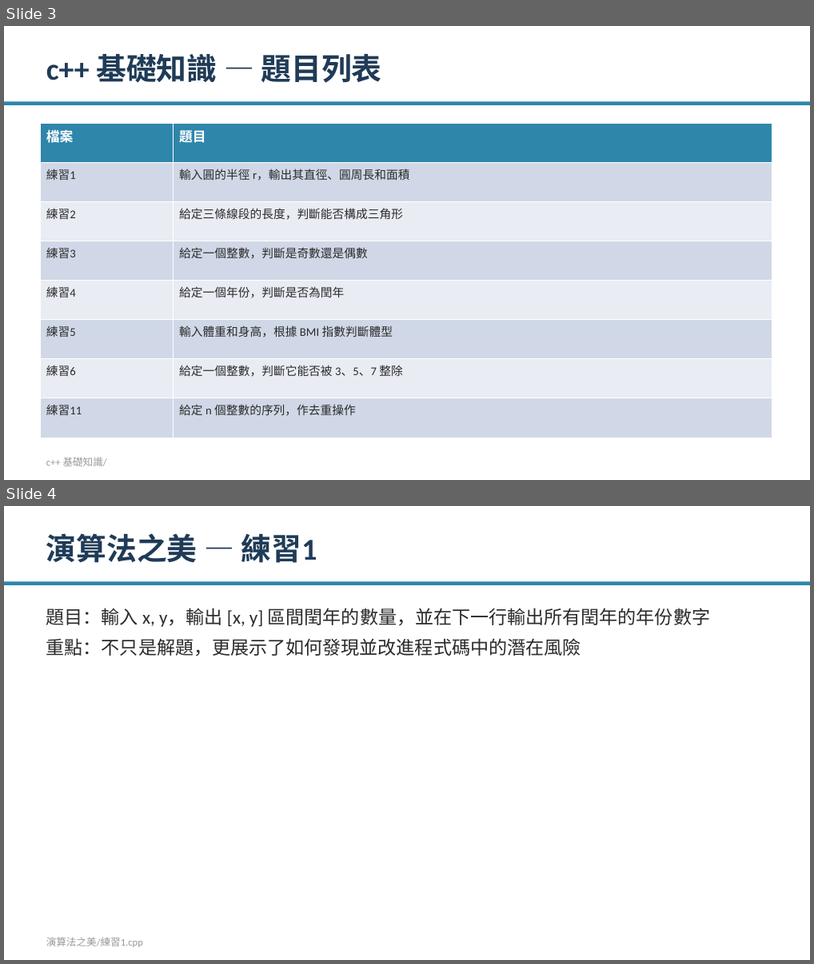
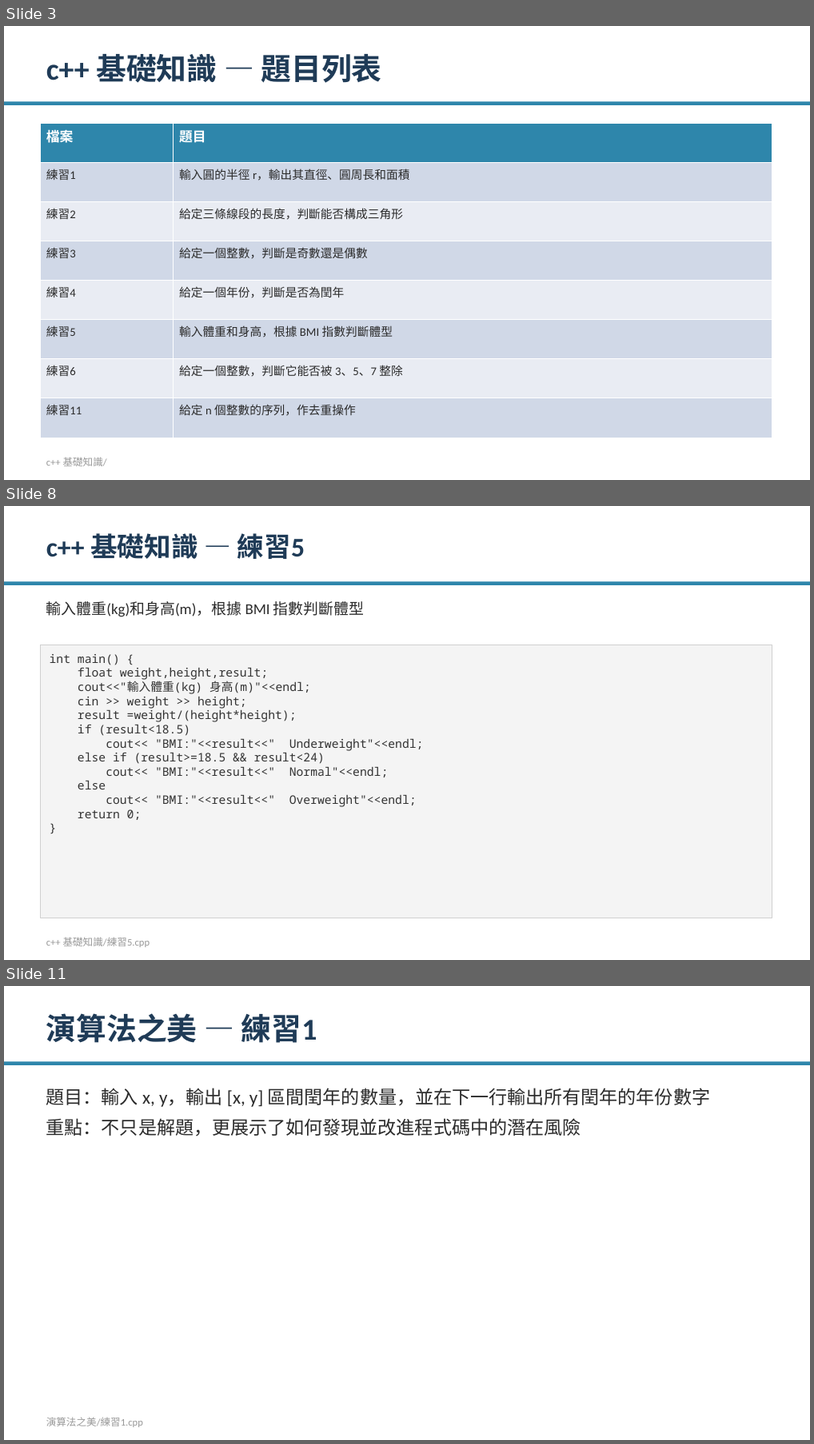
Before and after one commit to Ivan0206cool/cplusplus_practice, a slide deck: practice_intro.pptx. Shown one above the other, each under a label of ours: slides 3 and 4 before the commit, slides 3, 8 and 11 after it; the slides between them are not shown. The pictures are 814x964 and 814x1444 pixels, drawn with LibreOffice and Linux fonts; fonts in the diff are those of the drawing. Boxes give left, top, right and bottom in pixels: in the first picture for what was removed or moved away, otherwise in the second. Text is boxed around its words. In the diff, an @@ line names an element or a change of style, - is before the commit and + after.

```diff
--- a/practice_intro.pptx
+++ b/practice_intro.pptx
@@ slide 8 added at bbox=[4, 506, 810, 960], background #FFFFFF @@
@@ text added at bbox=[46, 533, 305, 559], 32 pt, text #1F3B57, bold @@
+c++ 基礎知識 — 練習5
@@ rectangle added at bbox=[4, 582, 810, 585], fill #2E86AB @@
@@ text added at bbox=[46, 601, 364, 617], 18 pt, text #2B2B2B @@
+輸入體重(kg)和身高(m)，根據 BMI 指數判斷體型
@@ rectangle added at bbox=[40, 645, 772, 917], fill #F4F4F4, outline #D0D0D0 0.75 pt, 14 pt, text #333333 @@
+int main() {
+float weight,height,result;
+cout<<"輸入體重(kg) 身高(m)"<<endl;
+cin >> weight >> height;
+result =weight/(height*height);
+if (result<18.5)
+cout<< "BMI:"<<result<<" Underweight"<<endl;
+else if (result>=18.5 && result<24)
+cout<< "BMI:"<<result<<" Normal"<<endl;
+else
+cout<< "BMI:"<<result<<" Overweight"<<endl;
+return 0;
+}
@@ text added at bbox=[46, 936, 150, 947], 12 pt, text #999999 @@
+c++ 基礎知識/練習5.cpp
@@ what was slide 4 is now slide 11 @@
```
Also in this commit, not shown: 6 other slides added.
